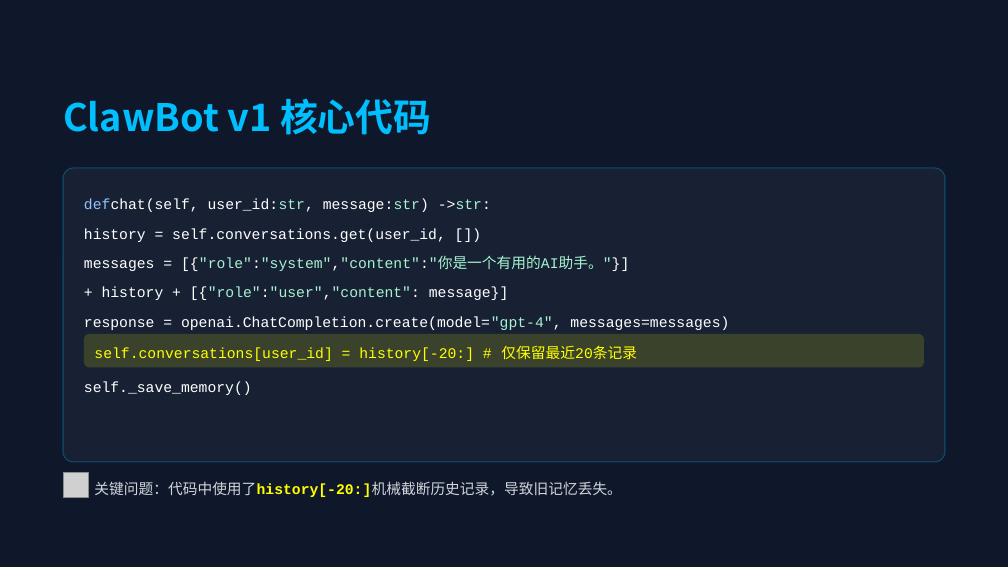
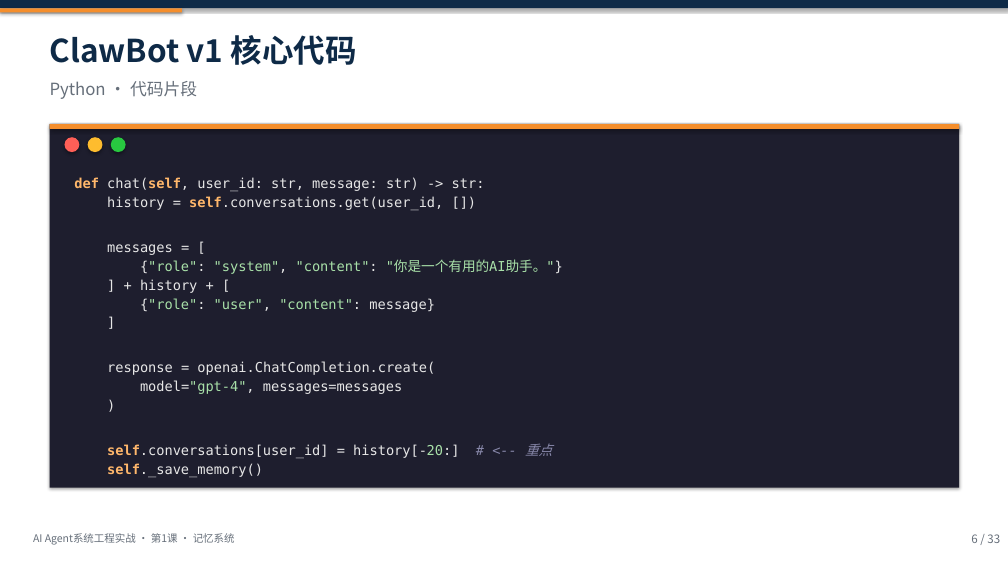
Before and after one commit to seraph0017/tc, a slide deck: slide 6 of 01-ai-agent-engineering/ppt/AI Agent系统工程实战 - 第1课：从聊天机器人到智能助手.pptx. Drawn at 1008x567 pixels with LibreOffice and Linux fonts; fonts in the diff are those of the drawing; grey boxes stand for pictures. Boxes give left, top, right and bottom in pixels: in the first picture for what was removed or moved away, otherwise in the second. Text is boxed around its words. In the diff, an @@ line names an element or a change of style, - is before the commit and + after.

```diff
--- a/01-ai-agent-engineering/ppt/AI Agent系统工程实战 - 第1课：从聊天机器人到智能助手.pptx
+++ b/01-ai-agent-engineering/ppt/AI Agent系统工程实战 - 第1课：从聊天机器人到智能助手.pptx
@@ background #0F172A to #FFFFFF @@
@@ rounded rectangle removed at (0,0,1008,567) @@
@@ rectangle added at (0,0,1008,8), fill #0E2A47 @@
@@ rectangle added at (0,8,182,12), fill #F58E2C @@
@@ text "ClawBot v1 核心代码": place and size @@
-text "ClawBot v1 核心代码" at (63,98,431,135)
+text "ClawBot v1 核心代码" at (50,35,357,65)
@@ text "ClawBot v1 核心代码" at (50,35,357,65): size 36 to 30 pt, text colour #00BFFF to #0E2A47; line spacing 1.25 to 1.2; vertical alignment middle to top @@
@@ text added at (50,81,197,99), 16 pt, text #666F7A @@
+Python · 代码片段
@@ rectangle added at (50,124,960,488), fill #1E1E2E @@
@@ rectangle added at (50,124,960,129), fill #F58E2C @@
@@ ellipse added at (64,138,79,153), fill #FF5F57 @@
@@ ellipse added at (88,138,103,153), fill #FEBC2E @@
@@ ellipse added at (111,138,126,153), fill #28C840 @@
@@ text "def chat(self, user_id: str, message: ..." at (74,177,563,478): vertical alignment middle to top @@
@@ rounded rectangle removed at (63,168,945,462) @@
@@ text at (74,177,563,478): text changed; size 14 to 13 pt; font Courier New to DejaVu Sans Mono; text colour #FFFFFF to #E6E6E6 @@
-response = openai.ChatCompletion.create(model="gpt-4", messages=messages)
+def chat(self, user_id: str, message: str) -> str:
+history = self.conversations.get(user_id, [])
+messages = [
+{"role": "system", "content": "你是一个有用的AI助手。"}
+] + history + [
+{"role": "user", "content": message}
+]
+response = openai.ChatCompletion.create(
+model="gpt-4", messages=messages
+)
+self.conversations[user_id] = history[-20:] # <-- 重点
+self._save_memory()
@@ text removed at (84,198,491,212) @@
-defchat(self, user_id:str, message:str) ->str:
@@ text removed at (84,228,446,242) @@
-history = self.conversations.get(user_id, [])
@@ text removed at (84,257,629,271) @@
-messages = [{"role":"system","content":"你是一个有用的AI助手。"}]
@@ text removed at (102,287,508,300) @@
-+ history + [{"role":"user","content": message}]
@@ rounded rectangle removed at (84,334,924,368) @@
@@ text removed at (94,345,637,361) @@
-self.conversations[user_id] = history[-20:] # 仅保留最近20条记录
@@ text removed at (84,381,252,395) @@
-self._save_memory()
@@ picture removed at (63,473,88,498) @@
@@ text removed at (94,481,621,497) @@
-关键问题：代码中使用了history[-20:]机械截断历史记录，导致旧记忆丢失。
@@ text added at (33,533,235,545), 10 pt, text #666F7A @@
+AI Agent系统工程实战 · 第1课 · 记忆系统
@@ text added at (971,534,1000,543), 11 pt, text #666F7A @@
+6 / 33
```
Also in this commit, not shown: 23 other slides changed, 9 slides added, 9 slides removed, 12 other files.
